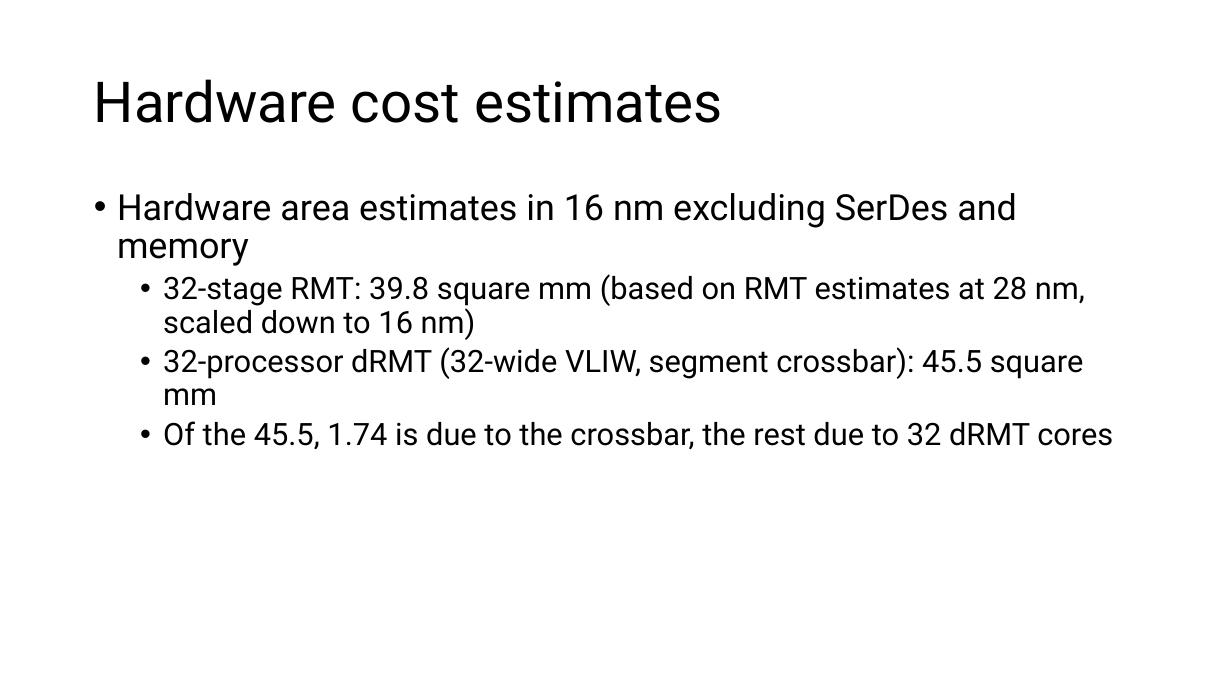
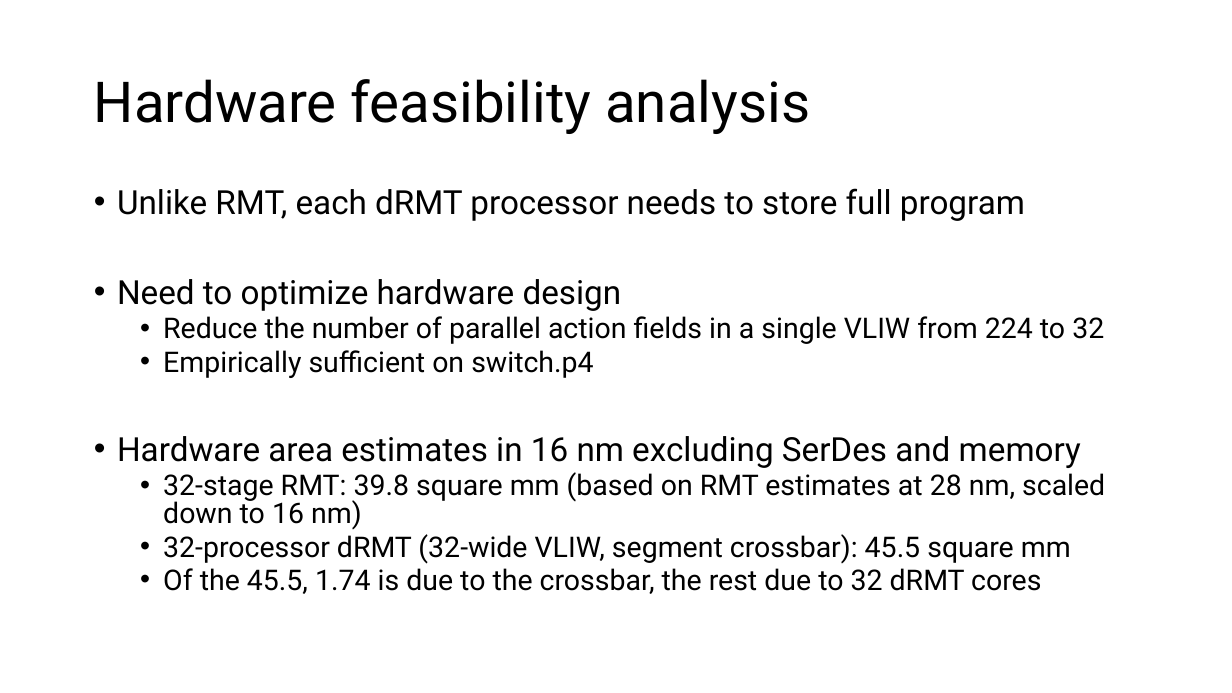
Before and after one commit to anirudhSK/drmt_talk, a slide deck: slide 30 of drmt.pptx (slide 33 before the commit). Drawn at 1232x693 pixels with LibreOffice and Linux fonts; fonts in the diff are those of the drawing. Boxes give left, top, right and bottom in pixels: in the first picture for what was removed or moved away, otherwise in the second. Text is boxed around its words. In the diff, an @@ line names an element or a change of style, - is before the commit and + after.

Commit message:
15:49, still need to reduce, hid one slide

```diff
--- a/drmt.pptx
+++ b/drmt.pptx
@@ title at <box>94,79,810,134</box>: text changed @@
-Hardware cost estimates
+Hardware feasibility analysis
@@ text at <box>117,188,1104,378</box>: paragraphs added @@
+• Unlike RMT, each dRMT processor needs to store full program
+• Need to optimize hardware design
+  • Reduce the number of parallel action fields in a single VLIW from 224 to 32
+  • Empirically sufficient on switch.p4
@@ text at <box>117,436,1105,594</box>: size 28 to 25.9 pt in "Hardware area estimates in 16 nm excluding ..."; size 24 to 22.2 pt in "32-stage RMT: 39.8 square mm (based on ...", "32-processor dRMT (32-wide VLIW, segment crossbar): 45.5 ...", "Of the 45.5, 1.74 is due to ..."; line spacing 0.9 to 0.8 @@
```
Also in this commit, not shown: 4 other slides changed.
